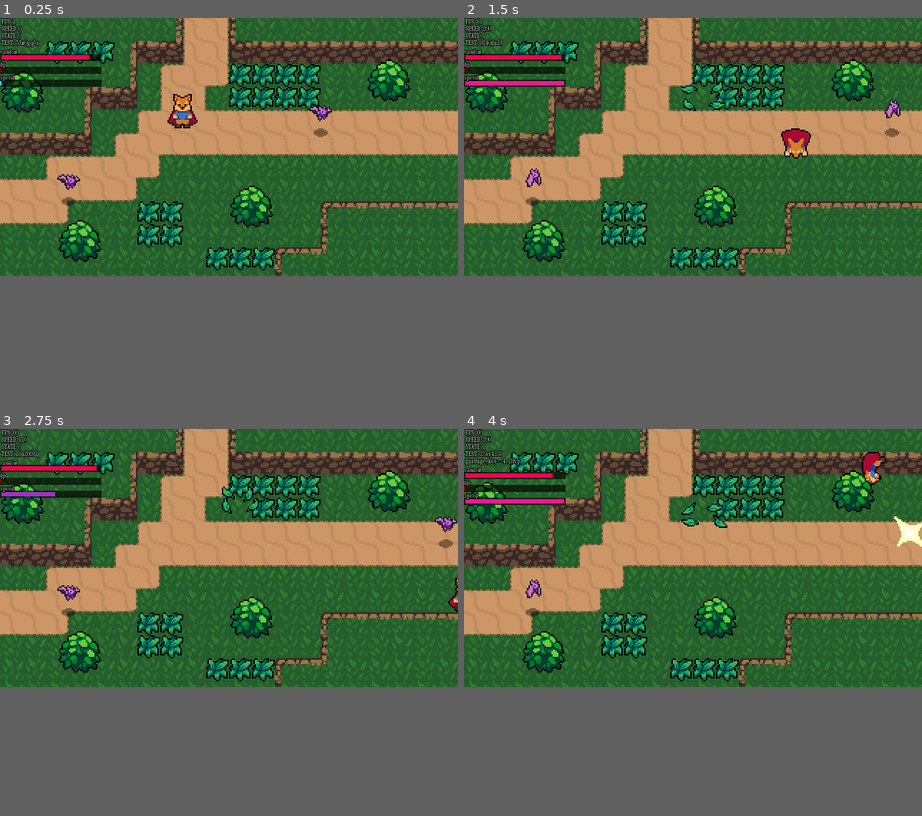
Above: before the commit, frames 1-4 (two rows, left to right).
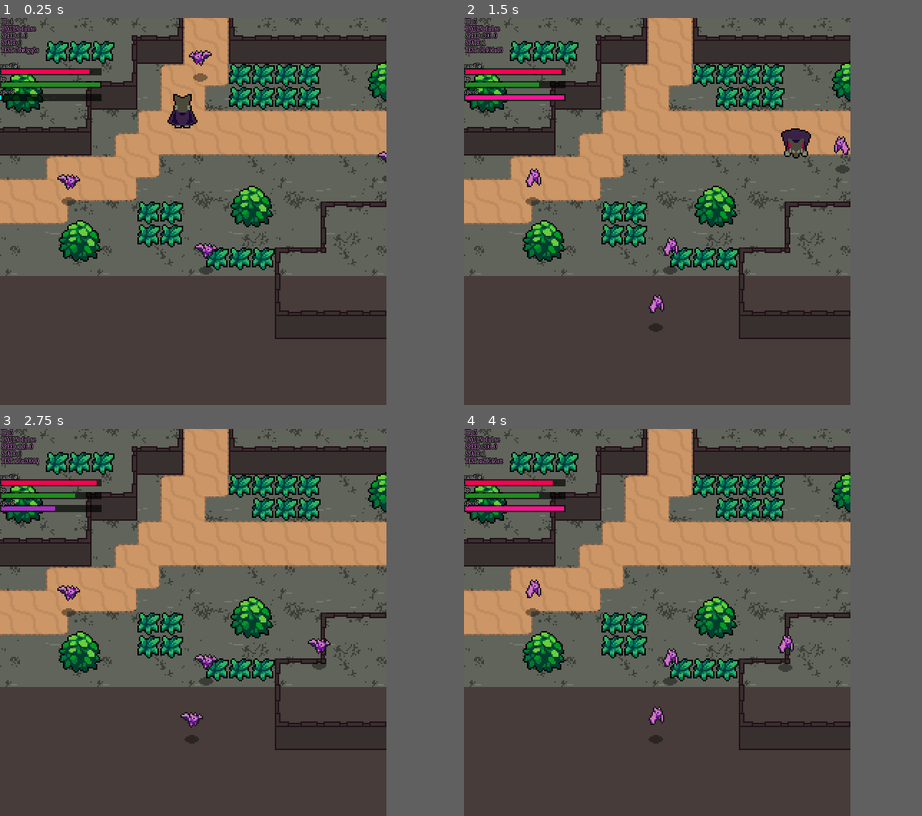
Above: after the commit, the same moments.

Repository: surrealsymmetry/Heartbeast_td_arpg
Game: Godot game, scene res://world.tscn
Same seed, same stepped clock (60 frames per second), same inputs: the game is played once before the commit and once after it.
Inputs (mouse positions are in pixels of both pictures, inside the frame that each line leads up to):
- Up to frame 1 (0.25 s): no input
- Up to frame 2 (1.5 s): move the mouse to (793, 134) at 0.52 s; hold Right (ui_right) 0.53-1.28 s; tap Space (attack) at 0.6 s; tap Shift (roll) at 0.8, 1.35 s; move the mouse to (601, 161) at 1.27 s; hold Down (ui_down) from 1.28 s (still down)
- Up to frame 3 (2.75 s): tap Space (attack) at 1.55, 2.1 s; move the mouse to (274, 502) at 2.02 s; release Down (ui_down) at 2.03 s; hold Right (ui_right) from 2.03 s (still down); tap Shift (roll) at 2.3 s
- Up to frame 4 (4 s): move the mouse to (670, 610) at 2.77 s; release Right (ui_right) at 2.78 s; hold Up (ui_up) 2.78-3.53 s; tap Shift (roll) at 2.85, 3.8 s; tap Space (attack) at 3.05, 3.6 s; move the mouse to (830, 595) at 3.52 s; hold Left (ui_left) from 3.53 s (still down)
In our replay, the window is 640x360 before the commit and 540x540 after it. These sizes can differ from the game's own. Grey fills any space a smaller window leaves; there, only what the larger window draws over its background counts as a difference.

The runs differ from the first frame. In frame 1, 39% of the frame differs, in the area x 0-100%, y 0-83%; in frame 2, 40%; in frame 3, 39%; in frame 4, 39%.

Commit message:
solve issue and tidy

Diff:
--- a/Effects/effect.gd
+++ b/Effects/effect.gd
@@ -1,15 +1,8 @@
 extends AnimatedSprite2D
 
 func _ready() -> void:
-	animation_finished.connect(_on_animation_finished)
-
-	if is_connected("animation_finished", _on_animation_finished):
-		print('signal SET for animation_finished')
-	else:
-		print('signal FAILED to set')
-
+	animation_looped.connect(_on_animation_looped)
 	play("Animate")
 
-func _on_animation_finished() -> void:
-	print("this never executes")
+func _on_animation_looped() -> void:
 	queue_free()
--- a/Effects/enemy_death_effect.tscn
+++ b/Effects/enemy_death_effect.tscn
@@ -84,5 +84,6 @@
 [node name="EnemyDeathEffect" type="AnimatedSprite2D"]
 sprite_frames = SubResource("SpriteFrames_ow3pm")
 animation = &"Animate"
+frame_progress = 0.241778
 offset = Vector2(0, -8)
 script = ExtResource("2_dxukm")
--- /dev/null
+++ b/Effects/hit_effect.tscn
@@ -0,0 +1,32 @@
+[gd_scene load_steps=6 format=3 uid="uid://n6ygjifd3veo"]
+
+[ext_resource type="Texture2D" uid="uid://c3jxfw7fo73eg" path="res://Effects/HitEffect.png" id="1_12gls"]
+[ext_resource type="Script" path="res://Effects/effect.gd" id="2_ywgxm"]
+
+[sub_resource type="AtlasTexture" id="AtlasTexture_2o4ie"]
+atlas = ExtResource("1_12gls")
+region = Rect2(0, 0, 24, 24)
+
+[sub_resource type="AtlasTexture" id="AtlasTexture_ahqsx"]
+atlas = ExtResource("1_12gls")
+region = Rect2(24, 0, 24, 24)
+
+[sub_resource type="SpriteFrames" id="SpriteFrames_hndhd"]
+animations = [{
+"frames": [{
+"duration": 1.0,
+"texture": SubResource("AtlasTexture_2o4ie")
+}, {
+"duration": 1.0,
+"texture": SubResource("AtlasTexture_ahqsx")
+}],
+"loop": true,
+"name": &"Animate",
+"speed": 10.0
+}]
+
+[node name="HitEffect" type="AnimatedSprite2D"]
+sprite_frames = SubResource("SpriteFrames_hndhd")
+animation = &"Animate"
+offset = Vector2(0, -8)
+script = ExtResource("2_ywgxm")
--- a/Enemies/bat.gd
+++ b/Enemies/bat.gd
@@ -2,24 +2,64 @@
 
 const EnemyDeathEffect = preload("res://Effects/enemy_death_effect.tscn")
 
+@export var ACCELERATION = 300
+@export var MAX_SPEED = 500
+@export var FRICTION = 700
+
+
+enum{
+	IDLE,
+	WANDER,
+	CHASE
+}
+
+var state = IDLE
 var knockback = Vector2.ZERO
 
 @onready var stats = $Stats
+@onready var playerDetectionZone = $PlayerDetectionZone
+@onready var sprite = $AnimatedSprite
+@onready var hurtbox = $Hurtbox
 
+
+# VIRTUAL FUNCTIONS #
+#####################
 func _ready():
 	print('bat spawned with %s / %s HP' % [stats.max_health, stats.health])
 
+
 func _physics_process(delta: float) -> void:
-	velocity= velocity.move_toward( Vector2.ZERO, 500 * delta )
+	match state:
+		IDLE:
+			velocity = velocity.move_toward( Vector2.ZERO, FRICTION * delta )
+			seek_player()
+		WANDER:
+			pass
+		CHASE:
+			var player = playerDetectionZone.player
+			if player != null:
+				var dir = (player.global_position - global_position).normalized()
+				velocity = velocity.move_toward(dir * MAX_SPEED, ACCELERATION * delta)
+				sprite.flip_h = velocity.x < 0
+			else:
+				state = IDLE
+
 	move_and_slide()
 
+## signals
 func _on_hurtbox_area_entered(area: Area2D) -> void:
 	stats.health -= area.damage
 	velocity = area.knockback_vector * 300
-
+	hurtbox.create_hit_effect()
 
 func _on_stats_no_health() -> void:
 	var enemyDeathEffect = EnemyDeathEffect.instantiate()
 	get_parent().add_child(enemyDeathEffect)
 	enemyDeathEffect.global_position = global_position
 	queue_free()
+
+# MEMBER FUNCTIONS #
+####################
+func seek_player():
+	if playerDetectionZone.can_see_player():
+		state = CHASE
--- a/Enemies/bat.tscn
+++ b/Enemies/bat.tscn
@@ -1,10 +1,12 @@
-[gd_scene load_steps=14 format=3 uid="uid://cdt732lipwygo"]
+[gd_scene load_steps=18 format=3 uid="uid://cdt732lipwygo"]
 
 [ext_resource type="Script" path="res://Enemies/bat.gd" id="1_hjkbg"]
 [ext_resource type="Texture2D" uid="uid://c0nqnwufhjdb2" path="res://Enemies/Bat.png" id="1_u8yju"]
 [ext_resource type="Texture2D" uid="uid://651ydgjhtnj7" path="res://Shadows/SmallShadow.png" id="2_ihfsp"]
 [ext_resource type="PackedScene" uid="uid://b2fma7mdy4if2" path="res://Hurtboxes + Hitboxes/hurtbox.tscn" id="4_scf0d"]
 [ext_resource type="PackedScene" uid="uid://ciuopoakn4nn4" path="res://stats.tscn" id="5_wvwpq"]
+[ext_resource type="PackedScene" uid="uid://ddwy1ufomrne0" path="res://Enemies/player_detection_zone.tscn" id="6_eh14w"]
+[ext_resource type="PackedScene" uid="uid://deb81kh4fngcv" path="res://Hurtboxes + Hitboxes/hitbox.tscn" id="7_ne1ab"]
 
 [sub_resource type="CircleShape2D" id="CircleShape2D_majfc"]
 radius = 5.0
@@ -56,10 +58,17 @@
 radius = 9.0
 height = 24.0
 
+[sub_resource type="CircleShape2D" id="CircleShape2D_csi8q"]
+radius = 62.0322
+
+[sub_resource type="CircleShape2D" id="CircleShape2D_f24x5"]
+radius = 6.08276
+
 [node name="Bat" type="CharacterBody2D"]
 collision_layer = 16
 collision_mask = 0
 script = ExtResource("1_hjkbg")
+FRICTION = 9005
 
 [node name="CollisionShape2D" type="CollisionShape2D" parent="."]
 shape = SubResource("CircleShape2D_majfc")
@@ -85,7 +94,23 @@
 [node name="Stats" parent="." instance=ExtResource("5_wvwpq")]
 max_health = 2
 
+[node name="PlayerDetectionZone" parent="." instance=ExtResource("6_eh14w")]
+
+[node name="CollisionShape2D" parent="PlayerDetectionZone" index="0"]
+shape = SubResource("CircleShape2D_csi8q")
+debug_color = Color(0.537255, 0, 0.176471, 0.0784314)
+
+[node name="Hitbox" parent="." instance=ExtResource("7_ne1ab")]
+collision_layer = 4
+
+[node name="CollisionShape2D" parent="Hitbox" index="0"]
+position = Vector2(0, -14)
+shape = SubResource("CircleShape2D_f24x5")
+debug_color = Color(0, 0.6, 0.701961, 0.419608)
+
 [connection signal="area_entered" from="Hurtbox" to="." method="_on_hurtbox_area_entered"]
 [connection signal="no_health" from="Stats" to="." method="_on_stats_no_health"]
 
 [editable path="Hurtbox"]
+[editable path="PlayerDetectionZone"]
+[editable path="Hitbox"]
--- /dev/null
+++ b/Enemies/player_detection_zone.gd
@@ -0,0 +1,14 @@
+extends Area2D
+
+var player = null
+
+func can_see_player():
+	return player != null
+
+func _on_body_entered(body: Node2D) -> void:
+#	print('Bat spots player!')
+	player = body
+
+func _on_body_exited(body: Node2D) -> void:
+#	print('Bat lost track of player.')
+	player = null
--- /dev/null
+++ b/Enemies/player_detection_zone.tscn
@@ -0,0 +1,13 @@
+[gd_scene load_steps=2 format=3 uid="uid://ddwy1ufomrne0"]
+
+[ext_resource type="Script" path="res://Enemies/player_detection_zone.gd" id="1_ibkg3"]
+
+[node name="PlayerDetectionZone" type="Area2D"]
+collision_layer = 0
+collision_mask = 2
+script = ExtResource("1_ibkg3")
+
+[node name="CollisionShape2D" type="CollisionShape2D" parent="."]
+
+[connection signal="body_entered" from="." to="." method="_on_body_entered"]
+[connection signal="body_exited" from="." to="." method="_on_body_exited"]
--- /dev/null
+++ b/Hurtboxes + Hitboxes/hurtbox.gd
@@ -0,0 +1,36 @@
+extends Area2D
+
+const HitEffect = preload("res://Effects/hit_effect.tscn")
+
+@onready var timer = $Timer
+signal invincibility_started
+signal invincibility_ended
+
+var invincible = false :
+	set (value):
+		invincible = value
+		if invincible == true:
+			emit_signal("invincibility_started")
+		else:
+			emit_signal("invincibility_ended")
+
+func start_invincibility(duration):
+	timer.start(duration)
+	self.invincible = true
+
+func create_hit_effect() -> void:
+	var effect = HitEffect.instantiate()
+	var main = get_tree().current_scene
+	main.add_child(effect)
+	effect.global_position = global_position
+
+
+func _on_timer_timeout() -> void:
+	self.invincible = false # calling SETTER rather than direct access
+
+
+func _on_invincibility_ended() -> void:
+	monitorable = true
+
+func _on_invincibility_started() -> void:
+	set_deferred("monitorable", false)
--- a/Hurtboxes + Hitboxes/hurtbox.tscn
+++ b/Hurtboxes + Hitboxes/hurtbox.tscn
@@ -1,7 +1,16 @@
-[gd_scene format=3 uid="uid://b2fma7mdy4if2"]
+[gd_scene load_steps=2 format=3 uid="uid://b2fma7mdy4if2"]
+
+[ext_resource type="Script" path="res://Hurtboxes + Hitboxes/hurtbox.gd" id="1_8lnqs"]
 
 [node name="Hurtbox" type="Area2D"]
 collision_layer = 0
 collision_mask = 0
+script = ExtResource("1_8lnqs")
 
 [node name="CollisionShape2D" type="CollisionShape2D" parent="."]
+
+[node name="Timer" type="Timer" parent="."]
+
+[connection signal="invincibility_ended" from="." to="." method="_on_invincibility_ended"]
+[connection signal="invincibility_started" from="." to="." method="_on_invincibility_started"]
+[connection signal="timeout" from="Timer" to="." method="_on_timer_timeout"]
--- a/Player.gd
+++ b/Player.gd
@@ -1,13 +1,6 @@
 extends CharacterBody2D
 
-@export var ACCELERATION 	= 500
-@export var MAX_SPEED 		= 130
-@export var ROLL_SPEED 		= 180
-@export var FRICTION 		= 460
-@export_range(0, 10) var attack_speed_mod: float = 2
-@export_range(0, 10) var roll_speed_mod: float = 2
-
-signal _debug
+const corpse :PackedScene = preload("res://corpse.tscn")
 
 enum {
 	MOVE,
@@ -15,19 +8,38 @@
 	ATTACK
 }
 
+signal _debug
 
+var stats = PlayerStats
 var roll_vector = Vector2.DOWN
 var state = MOVE
+
+@export var ACCELERATION 	= 500
+@export var MAX_SPEED 		= 130
+@export var ROLL_SPEED 		= 180
+@export var FRICTION 		= 460
+@export var INVULN_SEC 	= 1
+
+@export_range(0, 10) var attack_speed_mod: float = 2
+@export_range(0, 10) var roll_speed_mod: float = 2
+
 
 @onready var animation_player 	= $AnimationPlayer
 @onready var animation_tree 	= $AnimationTree
 @onready var animation_state 	= animation_tree.get("parameters/playback")
 @onready var sword_hitbox	 	= $HitboxPivot/SwordHitbox
-
-
+@onready var hurtbox 			= $Hurtbox
 # VIRTUAL FUNCTIONS #
 #####################
 func _ready():
+#	Util.xplor(animation_tree)
+#	Util.xplor(animation_player)
+
+	stats.no_health.connect(perish)
+
+	stats.health = stats.max_health
+	sword_hitbox.knockback_vector = roll_vector
+
 	animation_tree.active = true
 	animation_tree.set("parameters/attack/0/TimeScale/scale", attack_speed_mod)
 	animation_tree.set("parameters/attack/1/TimeScale/scale", attack_speed_mod)
@@ -38,14 +50,11 @@
 	animation_tree.set("parameters/roll/2/TimeScale/scale", roll_speed_mod)
 	animation_tree.set("parameters/roll/3/TimeScale/scale", roll_speed_mod)
 #	Util.xplor(animation_tree, "scAle")
-	sword_hitbox.knockback_vector = roll_vector
+
 
 
 
 func _process(delta: float) -> void:
-	if Input.is_action_just_pressed("_debugReset"):
-		get_tree().reload_current_scene()
-
 	_update_debug_info()
 
 #	{"VEL X: ": "%4.0f" % velocity.x, "VEL Y: ": "%4.0f" % velocity.y}  {"SPEED": velocity.length()}
@@ -59,9 +68,15 @@
 		ATTACK:
 			attack_state( delta )
 
+
+func _on_hurtbox_area_entered(area: Area2D) -> void:
+	stats.health -= 1
+	hurtbox.start_invincibility(INVULN_SEC)
+	hurtbox.create_hit_effect()
+
+
 # MEMBER FUNCTIONS #
 ####################
-
 #var _debug_input :Vector2 = Util.random_v2_normal()
 func move_state( delta ):
 	var input_vector = Vector2.ZERO
@@ -115,14 +130,24 @@
 func attack_animation_finished():
 	state = MOVE
 
+func perish():
+	var main = get_tree().current_scene
+	var spawned_body = corpse.instantiate()
+	spawned_body.global_position = global_position
+	spawned_body.is_facing_left = animation_tree.get("parameters/idle/blend_position").x < 0
+
+	main.add_child(spawned_body)
+	_update_debug_info()
+	queue_free()
+
 # UTILITY / DEBUG FUNCTIONS #
 #############################
-
 func _update_debug_info():
 	var _debug_info = {
 		"STATE": state,
 		"SPEED": velocity.length(),
-#		"TEST": Util.random_char_string(5)
+		"HP": stats.health,
+		"INVULN": hurtbox.invincible
+#		"TEST": Util.random_char_string(5)	5
 	}
-#	print(Engine.get_frames_per_second(), " : ",  Util.random_char_string(500))
 	_debug.emit(_debug_info)
--- a/Player/player.tscn
+++ b/Player/player.tscn
@@ -1,9 +1,10 @@
-[gd_scene load_steps=70 format=3 uid="uid://bw3r8pqacg48d"]
+[gd_scene load_steps=72 format=3 uid="uid://bw3r8pqacg48d"]
 
 [ext_resource type="Script" path="res://Player.gd" id="1_6rakm"]
-[ext_resource type="Texture2D" uid="uid://dri72mdkvrrnr" path="res://Player/Player.png" id="2_sbnvq"]
+[ext_resource type="Texture2D" uid="uid://debcgsq7jld1q" path="res://Player/Player2.png" id="2_vj05n"]
 [ext_resource type="PackedScene" uid="uid://deb81kh4fngcv" path="res://Hurtboxes + Hitboxes/hitbox.tscn" id="3_cb45i"]
 [ext_resource type="Script" path="res://Player/sword_hitbox.gd" id="4_wcywi"]
+[ext_resource type="PackedScene" uid="uid://b2fma7mdy4if2" path="res://Hurtboxes + Hitboxes/hurtbox.tscn" id="5_njj3f"]
 
 [sub_resource type="CapsuleShape2D" id="CapsuleShape2D_4nju6"]
 radius = 4.0
@@ -753,6 +754,10 @@
 [sub_resource type="CapsuleShape2D" id="CapsuleShape2D_lipey"]
 radius = 12.0
 
+[sub_resource type="CapsuleShape2D" id="CapsuleShape2D_8sg4p"]
+radius = 6.0
+height = 20.0
+
 [node name="Player" type="CharacterBody2D"]
 collision_layer = 2
 motion_mode = 1
@@ -766,7 +771,7 @@
 
 [node name="Sprite" type="Sprite2D" parent="."]
 position = Vector2(0, -8)
-texture = ExtResource("2_sbnvq")
+texture = ExtResource("2_vj05n")
 hframes = 60
 frame = 1
 
@@ -789,7 +794,7 @@
 parameters/attack/1/TimeScale/scale = 1.0
 parameters/attack/2/TimeScale/scale = 1.0
 parameters/attack/3/TimeScale/scale = 1.0
-parameters/idle/blend_position = Vector2(0, 1)
+parameters/idle/blend_position = Vector2(-0.426468, -0.51775)
 parameters/roll/blend_position = Vector2(0, 1)
 parameters/roll/0/TimeScale/scale = 1.0
 parameters/roll/1/TimeScale/scale = 1.0
@@ -810,4 +815,14 @@
 shape = SubResource("CapsuleShape2D_lipey")
 disabled = true
 
+[node name="Hurtbox" parent="." instance=ExtResource("5_njj3f")]
+collision_mask = 4
+
+[node name="CollisionShape2D" parent="Hurtbox" index="0"]
+position = Vector2(-1, -7)
+shape = SubResource("CapsuleShape2D_8sg4p")
+
+[connection signal="area_entered" from="Hurtbox" to="." method="_on_hurtbox_area_entered"]
+
 [editable path="HitboxPivot/SwordHitbox"]
+[editable path="Hurtbox"]
--- /dev/null
+++ b/Player/player_stats.tscn
@@ -0,0 +1,6 @@
+[gd_scene load_steps=2 format=3 uid="uid://twk5l5gqo2rg"]
+
+[ext_resource type="PackedScene" uid="uid://ciuopoakn4nn4" path="res://stats.tscn" id="1_f1w0s"]
+
+[node name="PlayerStats" instance=ExtResource("1_f1w0s")]
+max_health = 4
--- a/World/grass.tscn
+++ b/World/grass.tscn
@@ -17,6 +17,7 @@
 
 [node name="Hurtbox" parent="." instance=ExtResource("3_ww8um")]
 collision_mask = 8
+show_hit = false
 
 [node name="CollisionShape2D" parent="Hurtbox" index="0"]
 position = Vector2(8, 8)
--- a/_DebugHUD.gd
+++ b/_DebugHUD.gd
@@ -1,13 +1,17 @@
 extends Node2D
 
 var data = {}
-var text_offset : Vector2
+var _demo_mode :bool = false
+var text_offset :Vector2
+var meters :Dictionary
 
-@onready var label 	: Node = $"Control/Label 1"
-@onready var player : CharacterBody2D = get_tree().get_root().get_node("World/Player")
-@onready var meter_scene : PackedScene = load("res://UI/meter.tscn")
 
-@onready var meters : Dictionary
+@onready var label 	:Node = $"Control/Label 1"
+@onready var player :CharacterBody2D = get_tree().get_root().get_node("World/Player")
+@onready var cam 	:Camera2D = get_tree().get_root().get_node("World/Player/Cam")
+@onready var meter_scene :PackedScene = load("res://UI/meter.tscn")
+
+
 
 # VIRTUAL FUNCTIONS#
 ####################
@@ -31,15 +35,20 @@
 	_adjust_meters()
 
 func _process(delta: float) -> void:
+#	position = cam.get_screen_center_position()
+	if Input.is_action_just_pressed("_debugReset"):
+		get_tree().reload_current_scene()
+
 	data.merge( {
 			"FPS" : Engine.get_frames_per_second(),
 			"TEST": Util.random_char_string(8),
 		}, true
 	)
 
+	meters["hp"].input = float(data["HP"]) / float(PlayerStats.max_health)
 	meters["speed"].input = data["SPEED"]/200
 
-	_test_label_adding( delta )
+	if _demo_mode: _test_label_adding( delta )
 	queue_redraw()
 
 # SIGNALLED
@@ -55,7 +64,12 @@
 	sorted_keys.sort()
 
 	for key in sorted_keys:
-		label.text += "\n%s:\t%s" % [key, data[key]]
+		var result = data[key]
+
+		if key == "SPEED":
+			result = "%.1f" % result
+
+		label.text += "\n%s:\t%s" % [key, result]
 
 	calculate_text_bottomleft()
 	_adjust_meters()
--- /dev/null
+++ b/camera_2d.tscn
@@ -0,0 +1,20 @@
+[gd_scene load_steps=2 format=3 uid="uid://cia8jj2fkcuuv"]
+
+[sub_resource type="GDScript" id="GDScript_lej6c"]
+script/source = "extends Camera2D
+
+#signal player_camera_moved
+
+func _process(delta: float) -> void:
+	pass"
+
+[node name="Camera2D" type="Camera2D"]
+drag_horizontal_enabled = true
+drag_vertical_enabled = true
+drag_horizontal_offset = 0.45
+drag_vertical_offset = 0.45
+drag_left_margin = 0.5
+drag_top_margin = 0.5
+drag_right_margin = 0.5
+drag_bottom_margin = 0.5
+script = SubResource("GDScript_lej6c")
--- /dev/null
+++ b/corpse.gd
@@ -0,0 +1,23 @@
+extends AnimatedSprite2D
+
+var is_facing_left :bool  = false:
+	set(v):
+		is_facing_left = v
+
+
+# Called when the node enters the scene tree for the first time.
+func _ready() -> void:
+	flip_h = is_facing_left
+	play("Animation")
+	sprite_frames.set_animation_loop("Animation", false)
+
+
+# Called every frame. 'delta' is the elapsed time since the previous frame.
+func _process(delta: float) -> void:
+#	if sprite_frames_changed:
+#		print()
+	pass
+
+func _on_animation_looped() -> void:
+
+	pass
--- /dev/null
+++ b/corpse.tscn
@@ -0,0 +1,54 @@
+[gd_scene load_steps=9 format=3 uid="uid://cedcqosaogqiv"]
+
+[ext_resource type="Texture2D" uid="uid://ci2mrwjb6njga" path="res://Effects/PlayerDeathEffect-sheet.png" id="1_dvudc"]
+[ext_resource type="Script" path="res://corpse.gd" id="2_0531u"]
+
+[sub_resource type="AtlasTexture" id="AtlasTexture_oibls"]
+atlas = ExtResource("1_dvudc")
+region = Rect2(0, 0, 64, 64)
+
+[sub_resource type="AtlasTexture" id="AtlasTexture_sxwji"]
+atlas = ExtResource("1_dvudc")
+region = Rect2(64, 0, 64, 64)
+
+[sub_resource type="AtlasTexture" id="AtlasTexture_hd558"]
+atlas = ExtResource("1_dvudc")
+region = Rect2(128, 0, 64, 64)
+
+[sub_resource type="AtlasTexture" id="AtlasTexture_4lm7j"]
+atlas = ExtResource("1_dvudc")
+region = Rect2(192, 0, 64, 64)
+
+[sub_resource type="AtlasTexture" id="AtlasTexture_5nyv8"]
+atlas = ExtResource("1_dvudc")
+region = Rect2(256, 0, 64, 64)
+
+[sub_resource type="SpriteFrames" id="SpriteFrames_4xtst"]
+animations = [{
+"frames": [{
+"duration": 1.0,
+"texture": SubResource("AtlasTexture_oibls")
+}, {
+"duration": 1.0,
+"texture": SubResource("AtlasTexture_sxwji")
+}, {
+"duration": 1.0,
+"texture": SubResource("AtlasTexture_hd558")
+}, {
+"duration": 1.0,
+"texture": SubResource("AtlasTexture_4lm7j")
+}, {
+"duration": 1.0,
+"texture": SubResource("AtlasTexture_5nyv8")
+}],
+"loop": true,
+"name": &"Animation",
+"speed": 10.0
+}]
+
+[node name="Corpse" type="AnimatedSprite2D"]
+sprite_frames = SubResource("SpriteFrames_4xtst")
+animation = &"Animation"
+script = ExtResource("2_0531u")
+
+[connection signal="animation_looped" from="." to="." method="_on_animation_looped"]
--- a/project.godot
+++ b/project.godot
@@ -18,15 +18,16 @@
 [autoload]
 
 Util="*res://util.gd"
+PlayerStats="*res://Player/player_stats.tscn"
 
 [display]
 
-window/size/viewport_width=320
-window/size/viewport_height=180
+window/size/viewport_width=270
+window/size/viewport_height=270
 window/size/resizable=false
 window/size/always_on_top=true
-window/size/window_width_override=1280
-window/size/window_height_override=720
+window/size/window_width_override=1080
+window/size/window_height_override=1080
 window/vsync/vsync_mode=0
 window/stretch/mode="canvas_items"
 window/stretch/aspect="ignore"
--- a/stats.gd
+++ b/stats.gd
@@ -1,7 +1,8 @@
 extends Node
 
+signal no_health
+
 @export var max_health : int = 1
-
 @onready var health = max_health:
 	set(i):
 		health = i
@@ -9,5 +10,3 @@
 			emit_signal("no_health")
 	get:
 		return health
-
-signal no_health
--- a/world.tscn
+++ b/world.tscn
@@ -1,10 +1,11 @@
-[gd_scene load_steps=16 format=3 uid="uid://c5jnj3vvoc8un"]
-
+[gd_scene load_steps=17 format=3 uid="uid://c5jnj3vvoc8un"]
+
+[ext_resource type="Texture2D" uid="uid://dmafkelvdkjnr" path="res://World/TerrainA.png" id="1_8iw6l"]
 [ext_resource type="Texture2D" uid="uid://c74qr8wwyksf7" path="res://World/DirtTileset.png" id="2_6n0ek"]
 [ext_resource type="PackedScene" uid="uid://bw3r8pqacg48d" path="res://Player/player.tscn" id="2_rjuvp"]
 [ext_resource type="PackedScene" uid="uid://co407nxplgqdq" path="res://World/bush.tscn" id="2_wdexa"]
-[ext_resource type="Texture2D" uid="uid://crxo3wsbiiosb" path="res://World/GrassBackground.png" id="3_5tu1j"]
-[ext_resource type="Texture2D" uid="uid://33bl2v1f5oew" path="res://World/CliffTileset.png" id="3_lianq"]
+[ext_resource type="Texture2D" uid="uid://du4x21ytvj5jh" path="res://World/WallTileset.png" id="3_5e0y6"]
+[ext_resource type="PackedScene" uid="uid://cia8jj2fkcuuv" path="res://camera_2d.tscn" id="5_sdm8u"]
 [ext_resource type="PackedScene" uid="uid://w2dnopfx21se" path="res://World/grass.tscn" id="6_o1p76"]
 [ext_resource type="PackedScene" uid="uid://cdt732lipwygo" path="res://Enemies/bat.tscn" id="7_a4uje"]
 [ext_resource type="Script" path="res://_DebugHUD.gd" id="8_hposn"]
@@ -351,7 +352,7 @@
 sources/0 = SubResource("TileSetAtlasSource_m8kwu")
 
 [sub_resource type="TileSetAtlasSource" id="TileSetAtlasSource_r1nuu"]
-texture = ExtResource("3_lianq")
+texture = ExtResource("3_5e0y6")
 texture_region_size = Vector2i(32, 32)
 3:0/0 = 0
 3:0/0/terrain_set = 0
@@ -849,7 +850,7 @@
 
 [node name="Background" type="Sprite2D" parent="."]
 texture_repeat = 2
-texture = ExtResource("3_5tu1j")
+texture = ExtResource("1_8iw6l")
 centered = false
 region_enabled = true
 region_rect = Rect2(0, 0, 320, 180)
@@ -870,6 +871,11 @@
 [node name="AnimationTree" parent="Player" index="3"]
 parameters/playback = SubResource("AnimationNodeStateMachinePlayback_as7ja")
 
+[node name="Cam" parent="Player" instance=ExtResource("5_sdm8u")]
+enabled = false
+position_smoothing_enabled = true
+script = null
+
 [node name="Bushes" type="Node2D" parent="."]
 y_sort_enabled = true
 position = Vector2(1, 0)
@@ -945,9 +951,27 @@
 
 [node name="Bat" parent="." instance=ExtResource("7_a4uje")]
 position = Vector2(48, 128)
+ACCELERATION = 400
+MAX_SPEED = 10000
+FRICTION = 250
 
 [node name="Bat2" parent="." instance=ExtResource("7_a4uje")]
-position = Vector2(224, 80)
+position = Vector2(272, 112)
+ACCELERATION = 400
+MAX_SPEED = 10000
+FRICTION = 250
+
+[node name="Bat3" parent="." instance=ExtResource("7_a4uje")]
+position = Vector2(144, 32)
+ACCELERATION = 400
+MAX_SPEED = 10000
+FRICTION = 250
+
+[node name="Bat4" parent="." instance=ExtResource("7_a4uje")]
+position = Vector2(144, 176)
+ACCELERATION = 400
+MAX_SPEED = 10000
+FRICTION = 250
 
 [node name="_DebugHUD" type="Node2D" parent="."]
 z_index = 1
@@ -956,10 +980,9 @@
 [node name="Control" type="Control" parent="_DebugHUD"]
 layout_mode = 3
 anchors_preset = 0
-offset_right = 320.0
-offset_bottom = 180.0
 
 [node name="Label 1" type="Label" parent="_DebugHUD/Control"]
+modulate = Color(1, 0.623529, 1, 1)
 layout_mode = 0
 offset_left = 1.0
 offset_top = -5.0
@@ -967,8 +990,10 @@
 offset_bottom = 64.0
 text = "this is overwritten by _DebugHUD"
 label_settings = SubResource("LabelSettings_w7qd8")
+lines_skipped = 1
 
 [connection signal="_debug" from="Player" to="_DebugHUD" method="_on_player_debug"]
 
 [editable path="Player"]
 [editable path="Player/HitboxPivot/SwordHitbox"]
+[editable path="Player/Hurtbox"]
Binary file added: Effects/PlayerDeathEffect-sheet.png
Not shown, added: Effects/PlayerDeathEffect-sheet.png.import
Binary file added: Effects/PlayerDeathEffect.ase
Binary file added: Effects/PlayerDeathEffect.png
Not shown, added: Effects/PlayerDeathEffect.png.import
Binary file added: Player/Player2.png
Not shown, added: Player/Player2.png.import
Binary file added: World/TerrainA.png
Not shown, added: World/TerrainA.png.import
Binary file added: World/WallTileset.ase
Binary file added: World/WallTileset.png
Not shown, added: World/WallTileset.png.import
